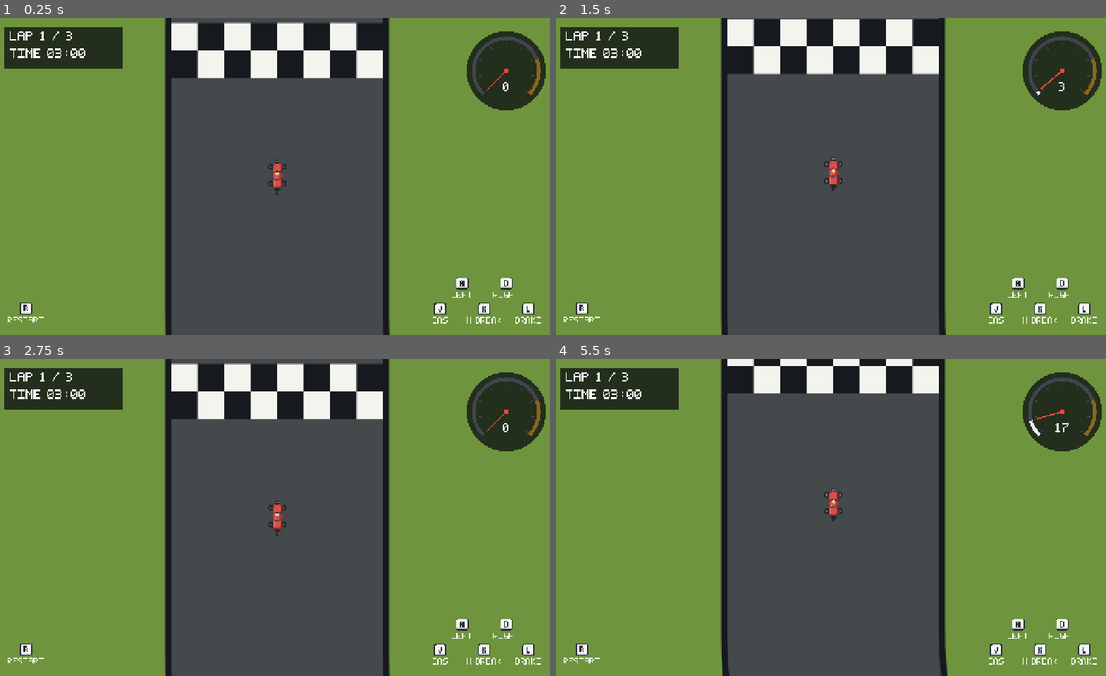
Above: before the commit, frames 1-4 (two rows, left to right).
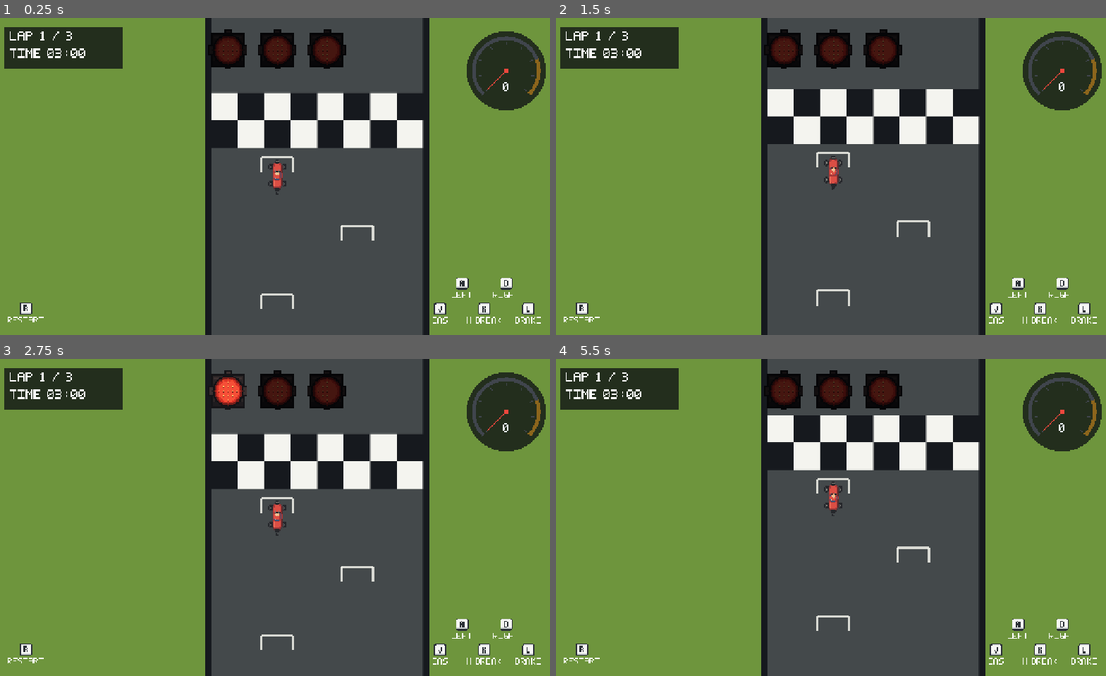
Above: after the commit, the same moments.

Repository: sucary/initial-b
Game: Godot game, scene res://scenes/game.tscn
Same seed, same stepped clock (60 frames per second), same inputs: the game is played once before the commit and once after it.
Inputs:
- Up to frame 1 (0.25 s): no input
- Up to frame 2 (1.5 s): tap Enter at 0.5 s; hold D (steer_right) 0.53-1.28 s; tap R at 0.6, 1.35 s; hold L (brake) from 1.28 s (still down)
- Up to frame 3 (2.75 s): release L (brake) at 2.03 s; hold D (steer_right) from 2.03 s (still down); tap R at 2.1 s
- Up to frame 4 (5.5 s): release D (steer_right) at 2.78 s; hold J (accelerate) 2.78-3.53 s; tap R every 0.75 s from 2.85 to 5.1 s; hold A (steer_left) 3.53-5.03 s; hold L (brake) from 5.03 s (still down)

The runs differ from the first frame. In frame 1, 27% of the frame differs, in the area x 29-79%, y 0-100%; in frame 2, 27%; in frame 3, 27%; in frame 4, 27%.

Commit message:
feat: add countdown

Diff:
--- a/scenes/game.tscn
+++ b/scenes/game.tscn
@@ -17,6 +17,8 @@
 [ext_resource type="Script" path="res://scripts/path.gd" id="11_lap_path"]
 [ext_resource type="Script" path="res://scripts/course_objects.gd" id="12_course"]
 [ext_resource type="Script" path="res://scripts/speed_dashboard.gd" id="13_speed_dashboard"]
+[ext_resource type="Script" path="res://scripts/start_lights.gd" id="14_start_lights"]
+[ext_resource type="Script" path="res://scripts/start_grid.gd" id="15_start_grid"]
 
 [sub_resource type="RectangleShape2D" id="RectangleShape2D_kart"]
 size = Vector2(60, 32)
@@ -34,6 +36,9 @@
 scale = Vector2(1.1, 1)
 texture = ExtResource("6_track_art")
 centered = false
+
+[node name="StartGrid" type="Node2D" parent="."]
+script = ExtResource("15_start_grid")
 
 [node name="PreviousLapPath" type="Line2D" parent="."]
 texture_filter = 1
@@ -276,6 +281,18 @@
 mouse_filter = 2
 script = ExtResource("13_speed_dashboard")
 
+[node name="StartLights" type="HBoxContainer" parent="HUD"]
+anchors_preset = 5
+anchor_left = 0.5
+anchor_right = 0.5
+offset_left = -160.0
+offset_top = 24.0
+offset_right = 160.0
+offset_bottom = 120.0
+mouse_filter = 2
+alignment = 1
+script = ExtResource("14_start_lights")
+
 [node name="ResultPanel" type="ColorRect" parent="HUD" unique_id=585436228]
 visible = false
 anchors_preset = 8
--- a/scripts/game_manager.gd
+++ b/scripts/game_manager.gd
@@ -13,11 +13,13 @@
 @onready var lap_path: LapPath = $PreviousLapPath
 @onready var kart: PlayerKart = $Kart
 @onready var kart_shadow: Sprite2D = $KartShadow
+@onready var start_grid: StartGrid = $StartGrid
 @onready var course: CourseObjects = $Course
 @onready var camera: Camera2D = $Camera
 @onready var lap_label: Label = $HUD/RacePanel/LapLabel
 @onready var time_label: Label = $HUD/RacePanel/TimeLabel
 @onready var speed_dashboard: SpeedDashboard = $HUD/SpeedDashboard
+@onready var start_lights: StartLights = $HUD/StartLights
 @onready var result_panel: ColorRect = $HUD/ResultPanel
 @onready var result_label: Label = $HUD/ResultPanel/ResultLabel
 
@@ -32,14 +34,18 @@
 var _path_recording_armed := false
 var path_effects := PathEffects.new()
 var _lap_started_at := 0.0
+var _racing := false
 
 
 func _ready() -> void:
-	var start := track.get_start_transform()
-	kart.global_position = track.to_global(start.origin)
-	kart.global_rotation = track.global_rotation + start.get_rotation()
+	start_grid.build(track)
+	var pole := start_grid.slot_transform(0)
+	kart.global_position = pole.origin
+	kart.global_rotation = pole.get_rotation()
 	camera.target = kart
 	camera.snap_to_target()
+	kart.set_physics_process(false)
+	start_lights.go.connect(_on_go)
 	lap_path.begin_lap()
 	lap_path.crossed.connect(_on_path_crossed)
 	course.build(track, randi(), $TrackArt)
@@ -56,7 +62,7 @@
 
 
 func _physics_process(delta: float) -> void:
-	if _race_over:
+	if _race_over or not _racing:
 		return
 
 	time_left = maxf(0.0, time_left - delta)
@@ -96,6 +102,11 @@
 	_previous_offset = current_offset
 	_previous_local_position = local_position
 	_update_hud()
+
+
+func _on_go() -> void:
+	_racing = true
+	kart.set_physics_process(true)
 
 
 func _elapsed() -> float:
--- /dev/null
+++ b/scripts/start_grid.gd
@@ -0,0 +1,48 @@
+extends Node2D
+class_name StartGrid
+
+const SLOT_COUNT := 4
+const FINISH_STRIP_HALF_DEPTH := 48.0
+const POLE_GAP := 20.0
+const KART_HALF_LENGTH := 30.0
+const SLOT_SPACING := 120.0
+const LANE_OFFSET := 70.0
+const SLOT_HALF_WIDTH := 28.0
+const LEG_LENGTH := 26.0
+const LINE_WIDTH := 4.0
+const LINE_COLOR := Color(0.95, 0.95, 0.92, 0.85)
+
+var _slots: Array[Transform2D] = []
+
+
+func build(track: RaceTrack) -> void:
+	_slots.clear()
+	var length := track.get_course_length()
+	var scale_factor := track.global_scale.x
+	for index in range(SLOT_COUNT):
+		var behind := FINISH_STRIP_HALF_DEPTH + POLE_GAP + KART_HALF_LENGTH + SLOT_SPACING * index
+		var section := track.get_road_section(length - behind / scale_factor)
+		var side := 1.0 if index % 2 == 0 else -1.0
+		var center: Vector2 = section.center + section.normal * LANE_OFFSET * side
+		_slots.append(Transform2D(section.tangent.angle(), center))
+	queue_redraw()
+
+
+func slot_count() -> int:
+	return _slots.size()
+
+
+func slot_transform(index: int) -> Transform2D:
+	return _slots[index]
+
+
+func _draw() -> void:
+	for slot in _slots:
+		var forward := slot.x.normalized()
+		var across := forward.orthogonal()
+		var front := slot.origin + forward * (KART_HALF_LENGTH + LINE_WIDTH)
+		var left := front + across * SLOT_HALF_WIDTH
+		var right := front - across * SLOT_HALF_WIDTH
+		draw_line(left, right, LINE_COLOR, LINE_WIDTH)
+		draw_line(left, left - forward * LEG_LENGTH, LINE_COLOR, LINE_WIDTH)
+		draw_line(right, right - forward * LEG_LENGTH, LINE_COLOR, LINE_WIDTH)
--- /dev/null
+++ b/scripts/start_lights.gd
@@ -0,0 +1,71 @@
+extends HBoxContainer
+class_name StartLights
+
+signal go
+
+const RED: Texture2D = preload("res://assets/sprites/start-light-red.png")
+const GREEN: Texture2D = preload("res://assets/sprites/start-light-green.png")
+const LIGHT_COUNT := 3
+const LIGHT_SCALE := 2
+const FIRST_LIGHT_DELAY := 0.5
+const LIGHT_INTERVAL := 1.0
+const GREEN_HOLD := 1.0
+const FADE_SECONDS := 0.3
+const UNLIT := Color(0.28, 0.28, 0.3)
+
+var elapsed := 0.0
+var started := false
+
+var _lamps: Array[TextureRect] = []
+
+
+func green_time() -> float:
+	return FIRST_LIGHT_DELAY + LIGHT_INTERVAL * LIGHT_COUNT
+
+
+func lit_count() -> int:
+	if started:
+		return LIGHT_COUNT
+	return clampi(floori((elapsed - FIRST_LIGHT_DELAY) / LIGHT_INTERVAL) + 1, 0, LIGHT_COUNT)
+
+
+func finish() -> void:
+	elapsed = green_time()
+	_update_lamps()
+
+
+func _ready() -> void:
+	mouse_filter = Control.MOUSE_FILTER_IGNORE
+	add_theme_constant_override("separation", 16)
+	for index in range(LIGHT_COUNT):
+		var lamp := TextureRect.new()
+		lamp.texture = RED
+		lamp.texture_filter = CanvasItem.TEXTURE_FILTER_NEAREST
+		lamp.expand_mode = TextureRect.EXPAND_IGNORE_SIZE
+		lamp.stretch_mode = TextureRect.STRETCH_SCALE
+		lamp.custom_minimum_size = RED.get_size() * LIGHT_SCALE
+		lamp.mouse_filter = Control.MOUSE_FILTER_IGNORE
+		add_child(lamp)
+		_lamps.append(lamp)
+	_update_lamps()
+
+
+func _process(delta: float) -> void:
+	if not visible:
+		return
+	elapsed += delta
+	_update_lamps()
+
+
+func _update_lamps() -> void:
+	if not started and elapsed >= green_time():
+		started = true
+		go.emit()
+	for index in range(_lamps.size()):
+		var lamp := _lamps[index]
+		lamp.texture = GREEN if started else RED
+		lamp.modulate = Color.WHITE if started or index < lit_count() else UNLIT
+	var fade_start := green_time() + GREEN_HOLD
+	modulate.a = 1.0 - clampf((elapsed - fade_start) / FADE_SECONDS, 0.0, 1.0)
+	if elapsed >= fade_start + FADE_SECONDS:
+		visible = false
--- a/scripts/track.gd
+++ b/scripts/track.gd
@@ -27,10 +27,6 @@
 		return
 	_build_art(contours)
 	_build_walls(contours)
-
-
-func get_start_transform() -> Transform2D:
-	return center_curve.sample_baked_with_rotation(center_curve.get_baked_length() - 110.0)
 
 
 func get_course_length() -> float:
Not shown, added: scripts/start_grid.gd.uid
Not shown, added: scripts/start_lights.gd.uid
